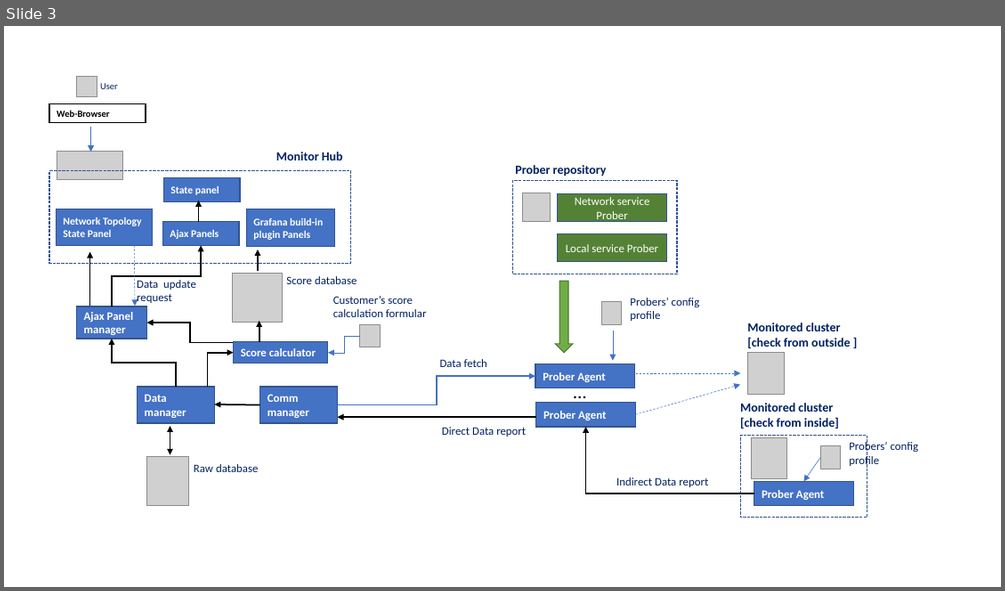
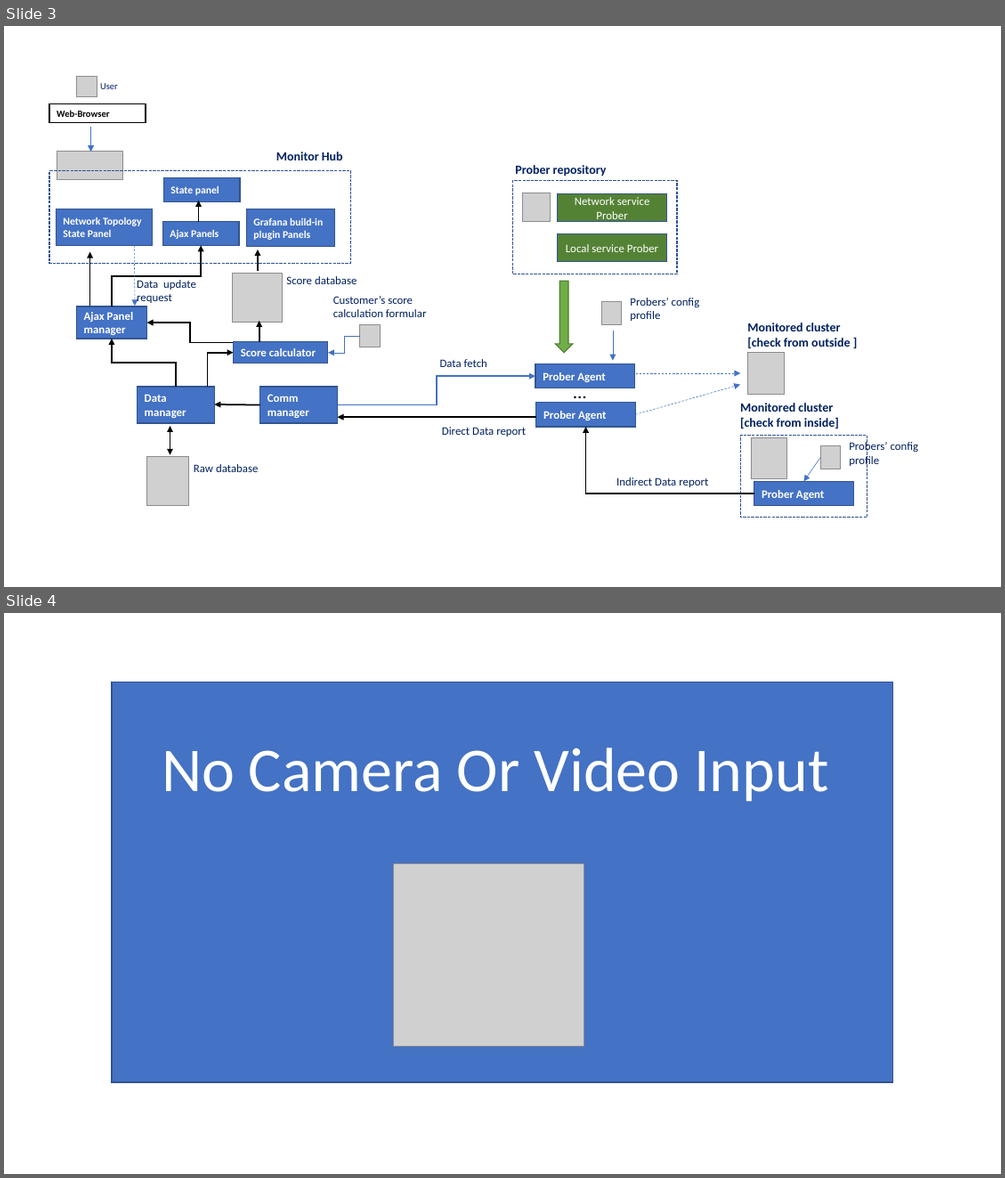
Before and after one commit to LiuYuancheng/Cluster_Service_Health_Monitor, a slide deck: doc/designDoc.pptx. Shown one above the other, each under a label of ours: slide 3 before the commit, slides 3 and 4 after it. The pictures are 1005x591 and 1005x1178 pixels, drawn with LibreOffice and Linux fonts; fonts in the diff are those of the drawing; grey boxes stand for pictures. Boxes give left, top, right and bottom in pixels: in the first picture for what was removed or moved away, otherwise in the second. Text is boxed around its words. In the diff, an @@ line names an element or a change of style, - is before the commit and + after.

```diff
--- a/doc/designDoc.pptx
+++ b/doc/designDoc.pptx
@@ slide 4 added at (4, 613, 1001, 1174), background #FFFFFF @@
@@ rectangle added at (112, 682, 893, 1082), fill #4472C4, outline #325491 1 pt @@
@@ text added at (162, 747, 828, 802), 60 pt, text #FFFFFF @@
+No Camera Or Video Input
@@ picture added at (394, 863, 584, 1046) @@
```
Also in this commit, not shown: 8 other files.
